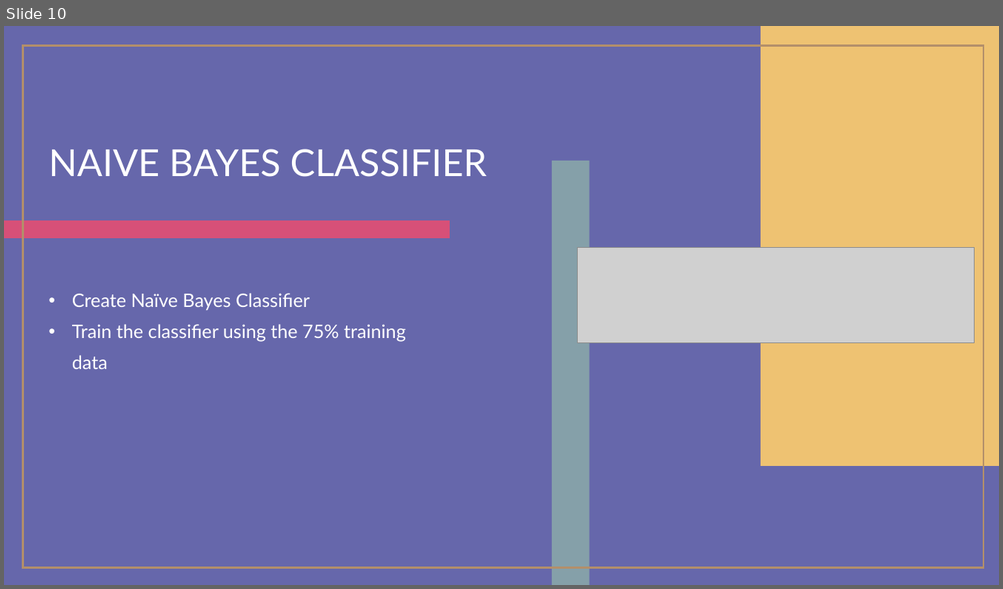
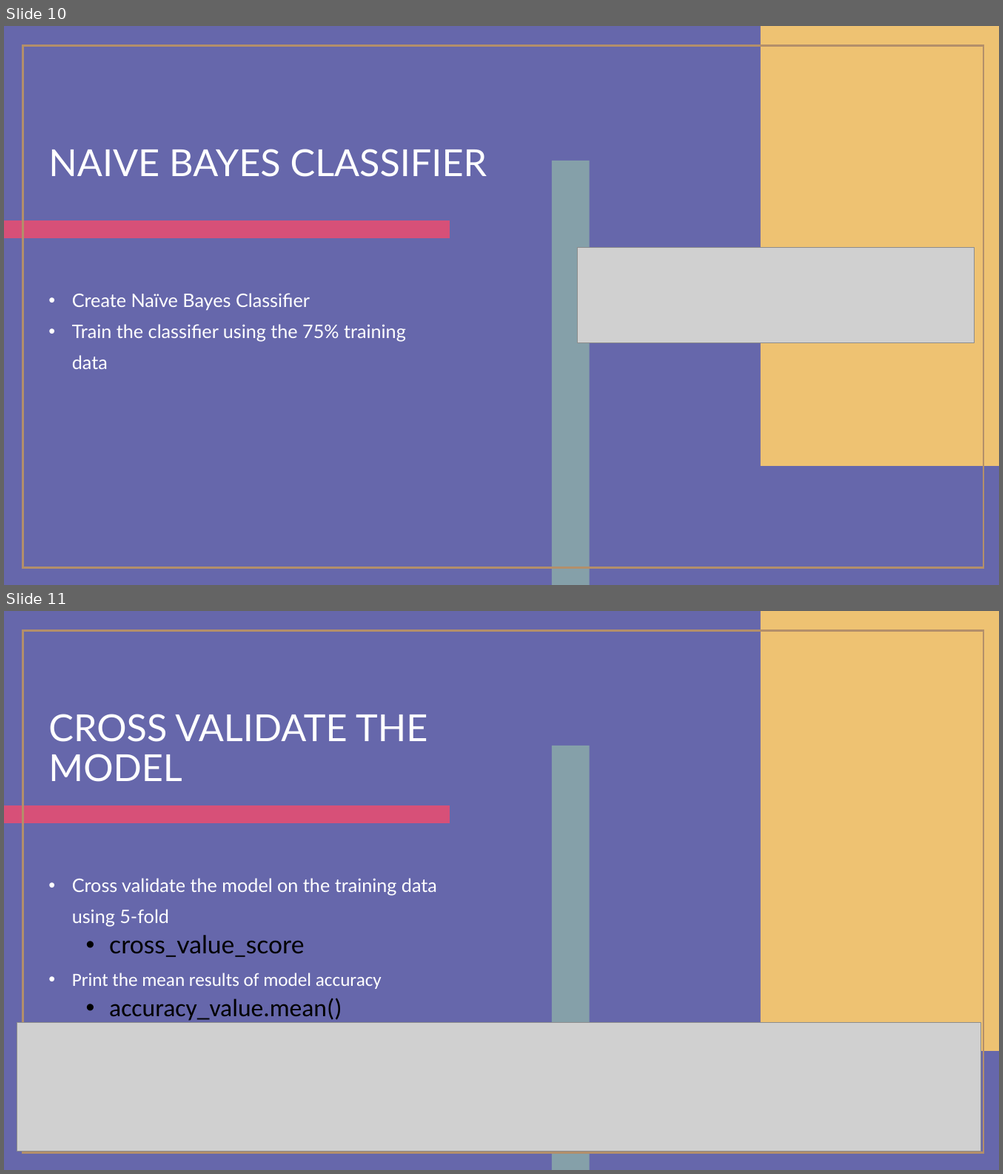
Before and after one commit to esokumamon/NLP, a slide deck: NLP.pptx. Shown one above the other, each under a label of ours: slide 10 before the commit, slides 10 and 11 after it. The pictures are 1003x589 and 1003x1174 pixels, drawn with LibreOffice and Linux fonts; fonts in the diff are those of the drawing; grey boxes stand for pictures. Boxes give left, top, right and bottom in pixels: in the first picture for what was removed or moved away, otherwise in the second. Text is boxed around its words. In the diff, an @@ line names an element or a change of style, - is before the commit and + after.

```diff
--- a/NLP.pptx
+++ b/NLP.pptx
@@ slide 11 added at box(4, 611, 999, 1170), background #6667AB; not listed: 4 template elements that a slide beside it also shows @@
@@ title added at box(48, 714, 427, 782), 36 pt, text #FFFFFF @@
+CROSS VALIDATE THE MODEL
@@ text added at box(72, 878, 437, 1021), 18 pt, text #FFFFFF @@
+• Cross validate the model on the training data using 5-fold
+  • cross_value_score
+• Print the mean results of model accuracy
+  • accuracy_value.mean()
@@ picture added at box(17, 1023, 981, 1151) @@
```
Also in this commit, not shown: 3 other slides added, 2 other files.
